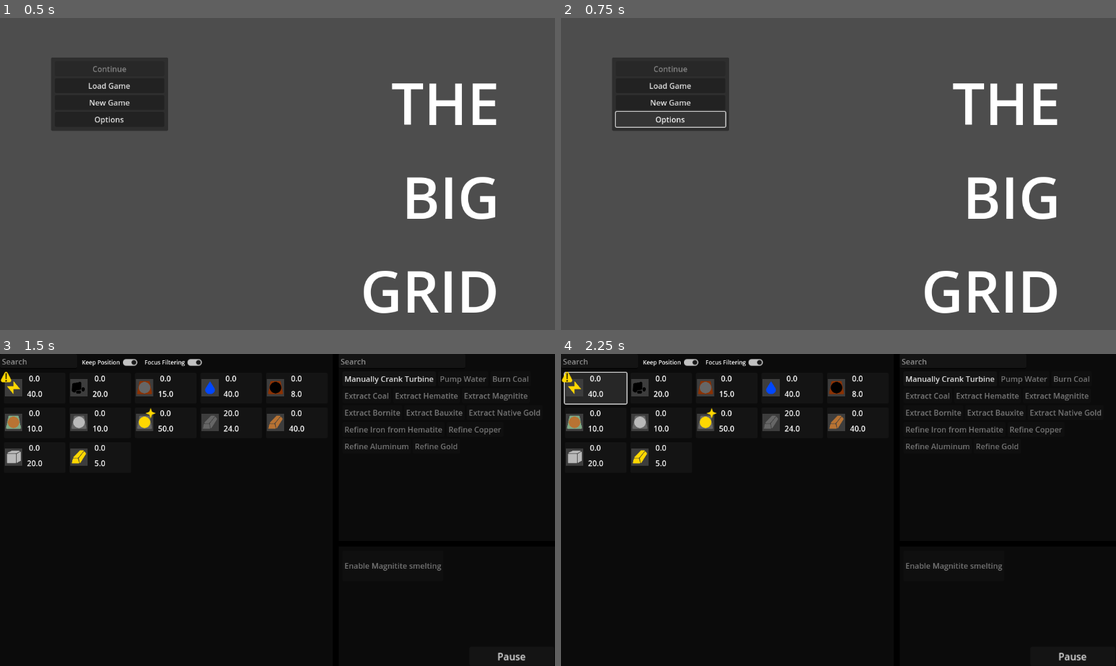
Above: before the commit, frames 1-4 (two rows, left to right).
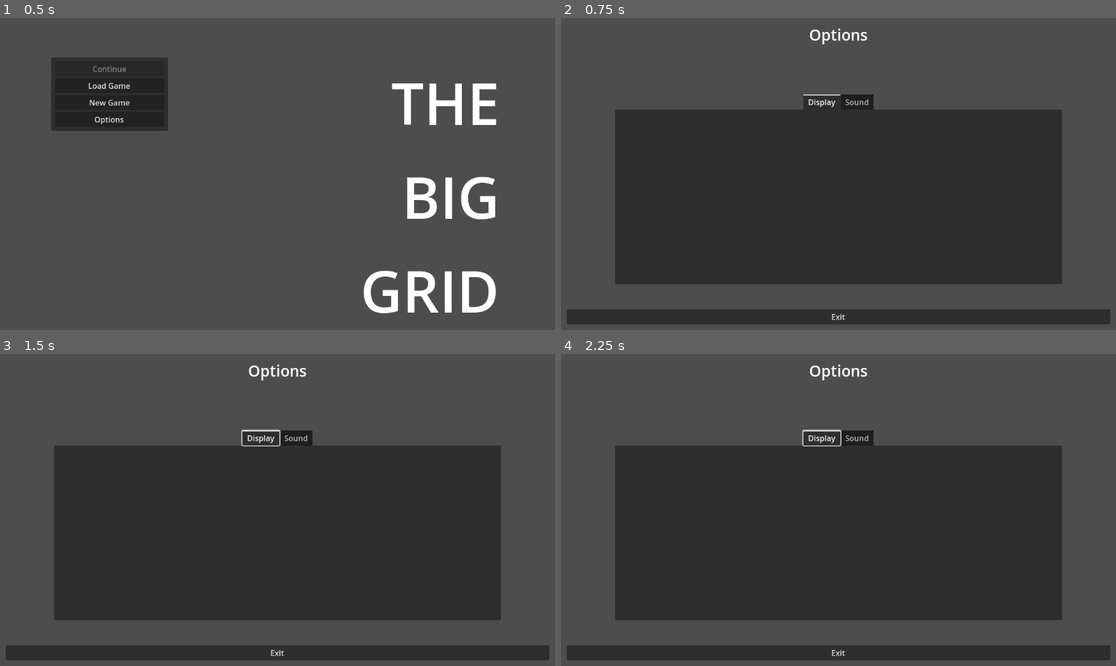
Above: after the commit, the same moments.

Repository: Carth501/The-Big-Grid
Game: Godot game, scene res://scenes/MainMenu.tscn
Same seed, same stepped clock (60 frames per second), same inputs: the game is played once before the commit and once after it. Sound files missing from this copy of the repository are replaced by a short silence.
Inputs (mouse positions are in pixels of both pictures, inside the frame that each line leads up to):
- Up to frame 1 (0.5 s): no input
- Up to frame 2 (0.75 s): click "Options" at 0.5 s
- Up to frame 3 (1.5 s): click (111, 438) at 1.25 s, where only the run before the commit has a clickable "New Game"
- Up to frame 4 (2.25 s): click (594, 388) at 2 s, where only the run before the commit has a clickable "[center]0.0[/center]"

Frame 1 is identical in both runs. In frame 2, 54% of the frame differs, in the area x 1-99%, y 3-98%; in frame 3, 98%, in the area x 0-100%, y 0-100%; in frame 4, 98%.

Commit message:
added options menu
added options menu with two tabs as requested, have not added options to options menu yet

Diff:
--- a/scenes/MainMenu.tscn
+++ b/scenes/MainMenu.tscn
@@ -106,4 +106,5 @@
 [connection signal="pressed" from="Links/MarginContainer/VBoxContainer/ContinueButton" to="." method="continue_game"]
 [connection signal="pressed" from="Links/MarginContainer/VBoxContainer/LoadGameButton" to="." method="toggle_load_panel"]
 [connection signal="pressed" from="Links/MarginContainer/VBoxContainer/NewGameButton" to="." method="new_game"]
+[connection signal="pressed" from="Links/MarginContainer/VBoxContainer/OptionsButton" to="." method="_on_options_button_pressed"]
 [connection signal="pressed" from="Links/MarginContainer/VBoxContainer/Quit" to="." method="quit"]
--- /dev/null
+++ b/scenes/options_menu.gd
@@ -0,0 +1,10 @@
+class_name OptionsMenu
+extends Control
+
+
+@onready var exit: Button = $MarginContainer/VBoxContainer/Exit
+
+
+
+func _on_exit_button_down() -> void:
+	get_tree().change_scene_to_file("res://scenes/MainMenu.tscn")
--- /dev/null
+++ b/scenes/options_menu.tscn
@@ -0,0 +1,48 @@
+[gd_scene load_steps=3 format=3 uid="uid://c4bi8m84gcg7c"]
+
+[ext_resource type="Script" path="res://scenes/options_menu.gd" id="1_nmy6e"]
+[ext_resource type="PackedScene" uid="uid://6vva04aqj2rk" path="res://scenes/settings_tab_container.tscn" id="2_firt6"]
+
+[node name="Options_Menu" type="Control"]
+layout_mode = 3
+anchors_preset = 15
+anchor_right = 1.0
+anchor_bottom = 1.0
+grow_horizontal = 2
+grow_vertical = 2
+script = ExtResource("1_nmy6e")
+
+[node name="MarginContainer" type="MarginContainer" parent="."]
+layout_mode = 1
+anchors_preset = 15
+anchor_right = 1.0
+anchor_bottom = 1.0
+grow_horizontal = 2
+grow_vertical = 2
+theme_override_constants/margin_left = 12
+theme_override_constants/margin_top = 12
+theme_override_constants/margin_right = 12
+theme_override_constants/margin_bottom = 12
+
+[node name="VBoxContainer" type="VBoxContainer" parent="MarginContainer"]
+layout_mode = 2
+theme_override_constants/separation = -48
+
+[node name="Label" type="Label" parent="MarginContainer/VBoxContainer"]
+layout_mode = 2
+theme_override_font_sizes/font_size = 32
+text = "Options"
+horizontal_alignment = 1
+vertical_alignment = 1
+
+[node name="Settings_tab_container" parent="MarginContainer/VBoxContainer" instance=ExtResource("2_firt6")]
+layout_mode = 2
+size_flags_vertical = 3
+
+[node name="Exit" type="Button" parent="MarginContainer/VBoxContainer"]
+layout_mode = 2
+size_flags_vertical = 8
+text = "Exit
+"
+
+[connection signal="button_down" from="MarginContainer/VBoxContainer/Exit" to="." method="_on_exit_button_down"]
--- /dev/null
+++ b/scenes/settings_tab_container.tscn
@@ -0,0 +1,63 @@
+[gd_scene format=3 uid="uid://6vva04aqj2rk"]
+
+[node name="Settings_tab_container" type="Control"]
+layout_mode = 3
+anchors_preset = 15
+anchor_right = 1.0
+anchor_bottom = 1.0
+grow_horizontal = 2
+grow_vertical = 2
+
+[node name="TabContainer" type="TabContainer" parent="."]
+layout_mode = 1
+anchors_preset = -1
+anchor_right = 1.0
+anchor_bottom = 1.0
+offset_left = 100.0
+offset_top = 150.0
+offset_right = -100.0
+offset_bottom = -100.0
+grow_horizontal = 2
+grow_vertical = 2
+tab_alignment = 1
+
+[node name="Display" type="TabBar" parent="TabContainer"]
+layout_mode = 2
+
+[node name="MarginContainer" type="MarginContainer" parent="TabContainer/Display"]
+layout_mode = 1
+anchors_preset = 15
+anchor_right = 1.0
+anchor_bottom = 1.0
+grow_horizontal = 2
+grow_vertical = 2
+theme_override_constants/margin_left = 24
+theme_override_constants/margin_top = 24
+theme_override_constants/margin_right = 24
+theme_override_constants/margin_bottom = 24
+
+[node name="VBoxContainer" type="VBoxContainer" parent="TabContainer/Display/MarginContainer"]
+layout_mode = 2
+theme_override_constants/separation = 64
+alignment = 1
+
+[node name="Sound" type="TabBar" parent="TabContainer"]
+visible = false
+layout_mode = 2
+
+[node name="MarginContainer" type="MarginContainer" parent="TabContainer/Sound"]
+layout_mode = 1
+anchors_preset = 15
+anchor_right = 1.0
+anchor_bottom = 1.0
+grow_horizontal = 2
+grow_vertical = 2
+theme_override_constants/margin_left = 24
+theme_override_constants/margin_top = 24
+theme_override_constants/margin_right = 24
+theme_override_constants/margin_bottom = 24
+
+[node name="VBoxContainer" type="VBoxContainer" parent="TabContainer/Sound/MarginContainer"]
+layout_mode = 2
+theme_override_constants/separation = 64
+alignment = 1
--- a/scripts/MainMenu.gd
+++ b/scripts/MainMenu.gd
@@ -33,3 +33,7 @@
 
 func quit():
 	get_tree().quit()
+
+
+func _on_options_button_pressed() -> void:
+	get_tree().change_scene_to_file("res://scenes/options_menu.tscn")
